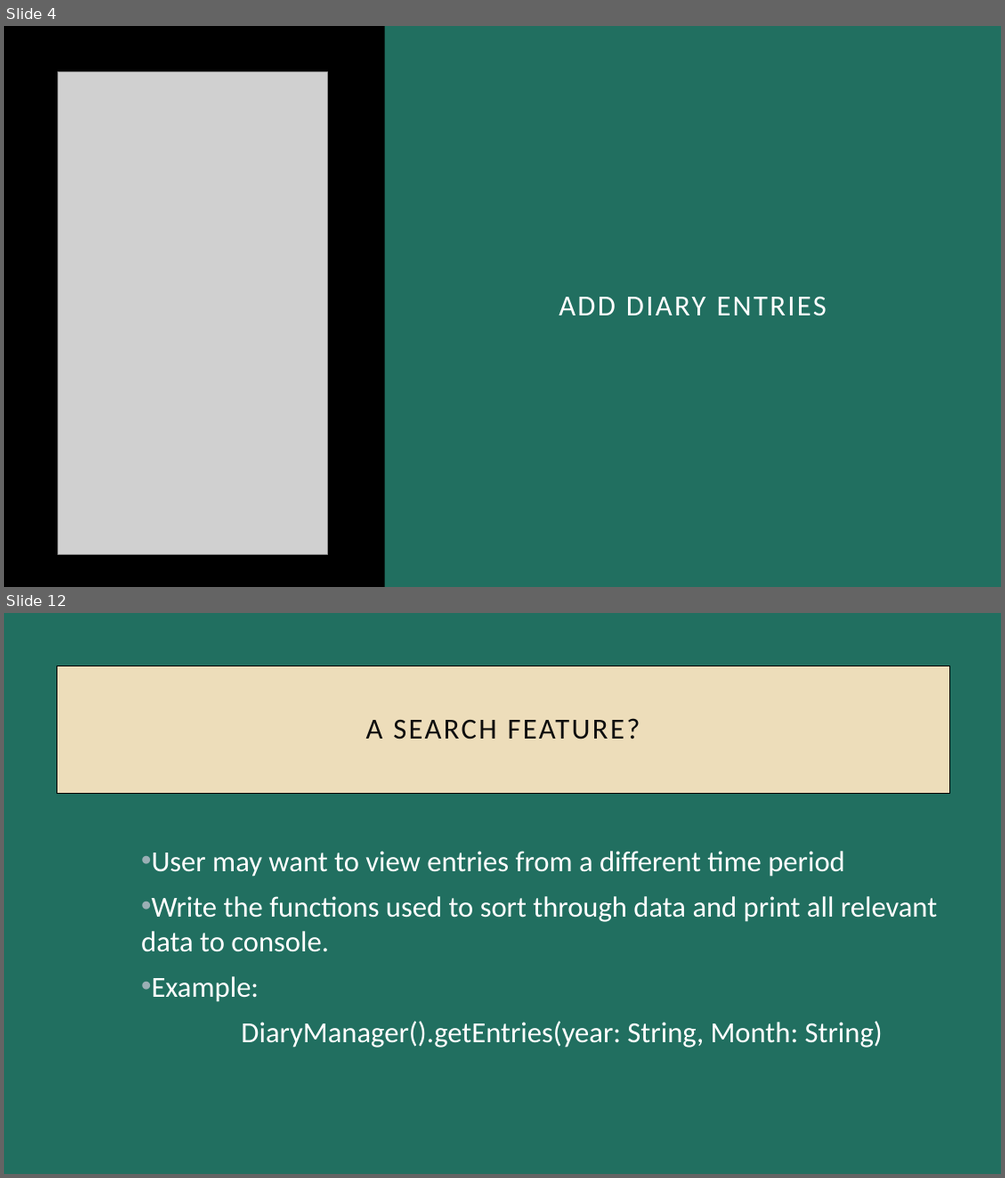
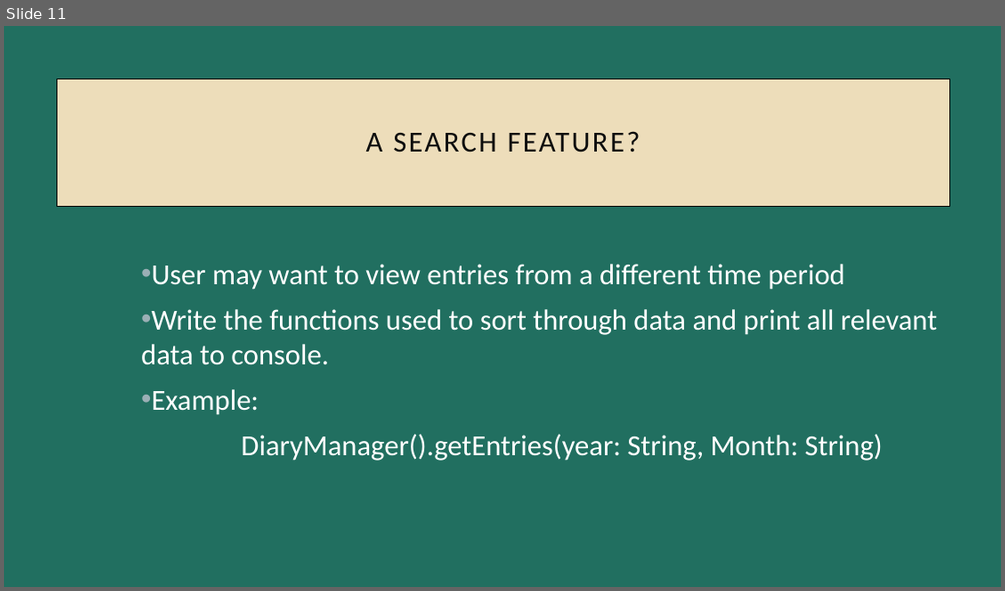
Before and after one commit to brianhawking/Mad157, a slide deck: Semester Project Presentation V2.pptx. Shown one above the other, each under a label of ours: slides 4 and 12 before the commit, slide 11 after it; the slides between them are not shown. The pictures are 1005x1178 and 1005x591 pixels, drawn with LibreOffice and Linux fonts; fonts in the diff are those of the drawing; grey boxes stand for pictures. Boxes give left, top, right and bottom in pixels: in the first picture for what was removed or moved away, otherwise in the second. Text is boxed around its words. In the diff, an @@ line names an element or a change of style, - is before the commit and + after.

```diff
--- a/Semester Project Presentation V2.pptx
+++ b/Semester Project Presentation V2.pptx
@@ slide 4 removed at box(4, 26, 1001, 587), background #216F60 @@
@@ rectangle removed at box(4, 26, 385, 587) @@
@@ picture removed at box(57, 71, 328, 554) @@
@@ text removed at box(558, 297, 826, 315) @@
-ADD DIARY ENTRIES
@@ what was slide 12 is now slide 11 @@
```
Also in this commit, not shown: 7 slides changed, 3 slides added, 4 other slides removed, 2 other files.
